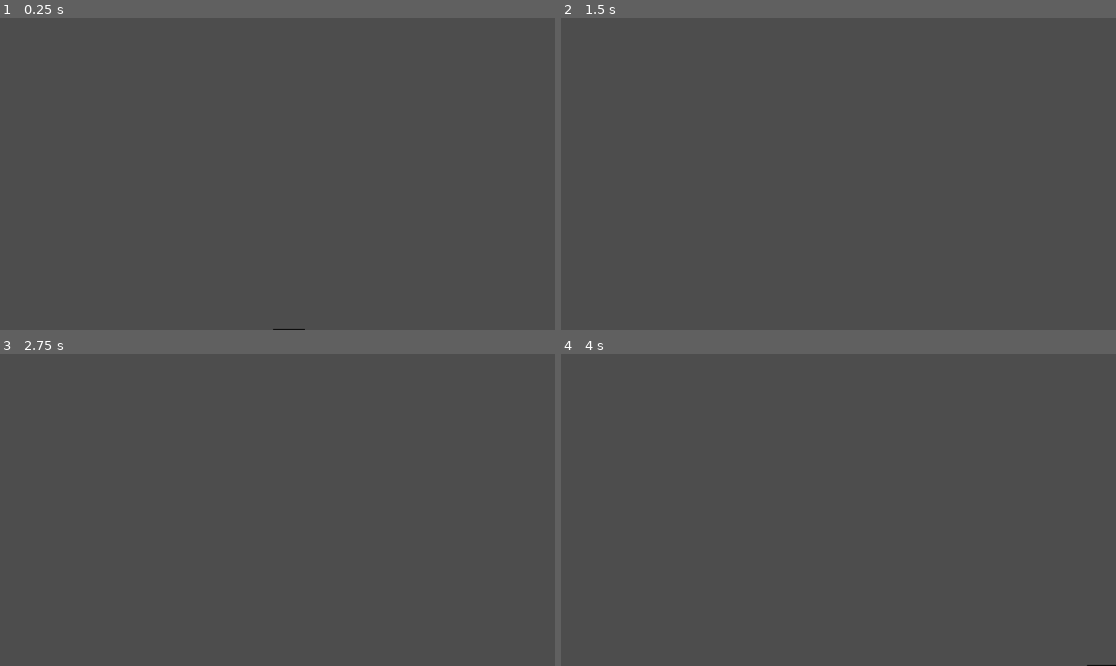
Above: before the commit, frames 1-4 (two rows, left to right).
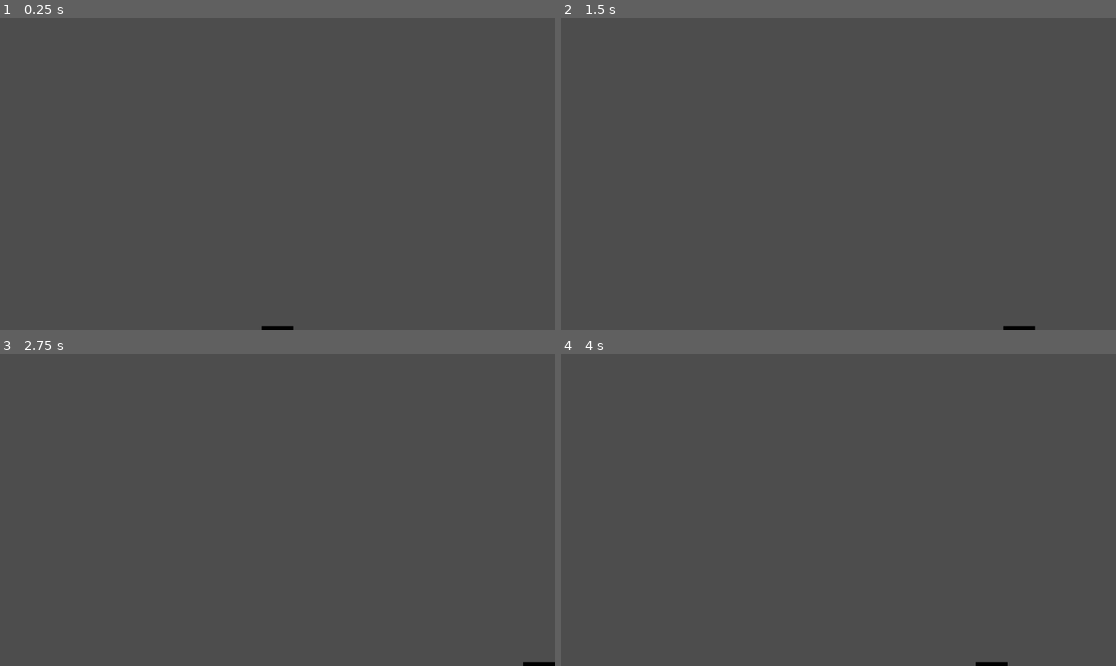
Above: after the commit, the same moments.

Repository: gregblast-bot/DnB
Game: Godot game, scene res://scenes/platty.tscn
Two runs of this game, one before a commit and one after it. Both use one fixed random seed, a clock stepped at 60 frames per second and the inputs below. Before the commit the project starts from res://scenes/levels/level.tscn.
Inputs:
- Up to frame 1 (0.25 s): no input
- Up to frame 2 (1.5 s): tap Enter at 0.5 s; hold Right (right) 0.53-1.28 s; tap Space at 1.25 s; hold S (down, bound only before the commit) from 1.28 s (still down)
- Up to frame 3 (2.75 s): tap Enter at 2 s; release S (down, bound only before the commit) at 2.03 s; hold Right (right) from 2.03 s (still down)
- Up to frame 4 (4 s): tap Space at 2.75 s; release Right (right) at 2.78 s; hold Up (up, bound only before the commit) 2.78-3.53 s; tap Enter at 3.5 s; hold Left (left) from 3.53 s (still down)

The runs differ from the first frame. In frame 1, less than 0.1% of the frame differs, in the area x 47-55%, y 98-100%; in frame 2, less than 0.1%; in frame 3, less than 0.1%; in frame 4, 0.1%, in the area x 74-100%, y 98-100%.

Commit message:
Add platform character and initial logic without physics.

Diff:
--- a/project.godot
+++ b/project.godot
@@ -11,7 +11,7 @@
 [application]
 
 config/name="DnB"
-run/main_scene="res://scenes/levels/level.tscn"
+run/main_scene="uid://mimq3ktvys72"
 config/features=PackedStringArray("4.4", "GL Compatibility")
 config/icon="uid://dy0eje8ys52ev"
 
@@ -29,18 +29,6 @@
 , Object(InputEventKey,"resource_local_to_scene":false,"resource_name":"","device":-1,"window_id":0,"alt_pressed":false …(183 unchanged characters)…
 ]
 }
-up={
-"deadzone": 0.5,
-"events": [Object(InputEventKey,"resource_local_to_scene":false,"resource_name":"","device":0,"window_id":0,"alt_pressed":false,"shift_pressed":false,"ctrl_pressed":false,"meta_pressed":false,"pressed":false,"keycode":0,"physical_keycode":4194320,"key_label":0,"unicode":0,"location":0,"echo":false,"script":null)
-, Object(InputEventKey,"resource_local_to_scene":false,"resource_name":"","device":-1,"window_id":0,"alt_pressed":false,"shift_pressed":false,"ctrl_pressed":false,"meta_pressed":false,"pressed":false,"keycode":0,"physical_keycode":87,"key_label":0,"unicode":119,"location":0,"echo":false,"script":null)
-]
-}
-down={
-"deadzone": 0.5,
-"events": [Object(InputEventKey,"resource_local_to_scene":false,"resource_name":"","device":-1,"window_id":0,"alt_pressed":false,"shift_pressed":false,"ctrl_pressed":false,"meta_pressed":false,"pressed":false,"keycode":0,"physical_keycode":83,"key_label":0,"unicode":115,"location":0,"echo":false,"script":null)
-, Object(InputEventKey,"resource_local_to_scene":false,"resource_name":"","device":0,"window_id":0,"alt_pressed":false,"shift_pressed":false,"ctrl_pressed":false,"meta_pressed":false,"pressed":false,"keycode":0,"physical_keycode":4194322,"key_label":0,"unicode":0,"location":0,"echo":false,"script":null)
-]
-}
 launch={
 "deadzone": 0.5,
 "events": [Object(InputEventKey,"resource_local_to_scene":false,"resource_name":"","device":0,"window_id":0,"alt_presse …(189 unchanged characters)…
--- a/scenes/levels/level.tscn
+++ /dev/null
@@ -1,10 +0,0 @@
-[gd_scene load_steps=3 format=3 uid="uid://d4vjla312qbh"]
-
-[ext_resource type="Texture2D" uid="uid://dw56htsog2up7" path="res://images/Platty.png" id="1_y3ttd"]
-[ext_resource type="Script" uid="uid://ddf50sll4w2s1" path="res://scenes/levels/scripts/Platty.gd" id="2_lywm6"]
-
-[node name="Level" type="Node2D"]
-
-[node name="Platty" type="Sprite2D" parent="."]
-texture = ExtResource("1_y3ttd")
-script = ExtResource("2_lywm6")
--- /dev/null
+++ b/scenes/platty.tscn
@@ -0,0 +1,16 @@
+[gd_scene load_steps=4 format=3 uid="uid://mimq3ktvys72"]
+
+[ext_resource type="Script" uid="uid://b2vcfdtp2r3r7" path="res://scenes/scripts/platty.gd" id="1_7af8p"]
+[ext_resource type="Texture2D" uid="uid://dw56htsog2up7" path="res://images/platty.png" id="2_rr2w5"]
+
+[sub_resource type="RectangleShape2D" id="RectangleShape2D_nbmry"]
+size = Vector2(66, 8)
+
+[node name="Platty" type="CharacterBody2D"]
+script = ExtResource("1_7af8p")
+
+[node name="Platty_CollisionShape2D" type="CollisionShape2D" parent="."]
+shape = SubResource("RectangleShape2D_nbmry")
+
+[node name="Platty_Sprite2D" type="Sprite2D" parent="."]
+texture = ExtResource("2_rr2w5")
--- a/scenes/levels/scripts/Platty.gd
+++ b/scenes/scripts/platty.gd
@@ -1,18 +1,24 @@
-extends Sprite2D
+extends CharacterBody2D
 
 var pos: Vector2 = Vector2.ZERO
 const speed: int = 500
+var screen_size
+var x_pos
+var y_pos
+var platty_size
 
 # Called when the node enters the scene tree for the first time.
 func _ready():
-	pos = Vector2(600, 650)
+	screen_size = get_viewport_rect().size
+	x_pos = get_viewport_rect().size.x
+	y_pos = get_viewport_rect().size.y
+	pos = Vector2(x_pos/2, y_pos)
 	position = pos
-#	Input.is_action_just_pressed("left")
-#	Input.is_action_just_pressed("right")
-
+	platty_size = $Platty_Sprite2D.texture.get_size()/2
 
 # Called every frame. 'delta' is the elapsed time since the previous frame.
 func _process(delta):
 	# User input.
 	var direction = Input.get_vector("left", "right", "up", "down")
 	position += direction * speed * delta
+	position = position.clamp(Vector2.ZERO+platty_size, screen_size-platty_size)
Not shown, changed: images/Platty.png.import
Not shown, removed: scenes/levels/scripts/Platty.gd.uid
Not shown, added: scenes/scripts/platty.gd.uid
